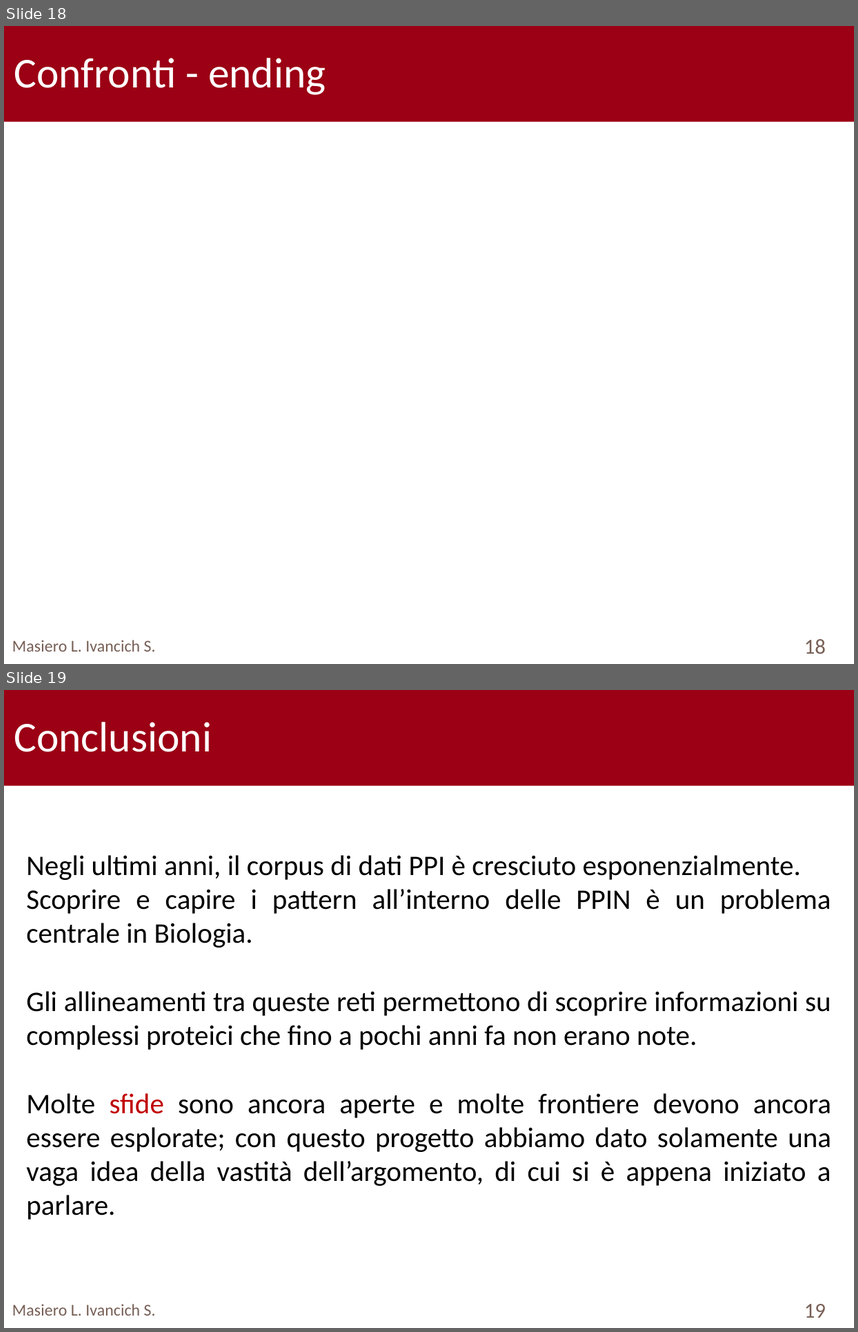
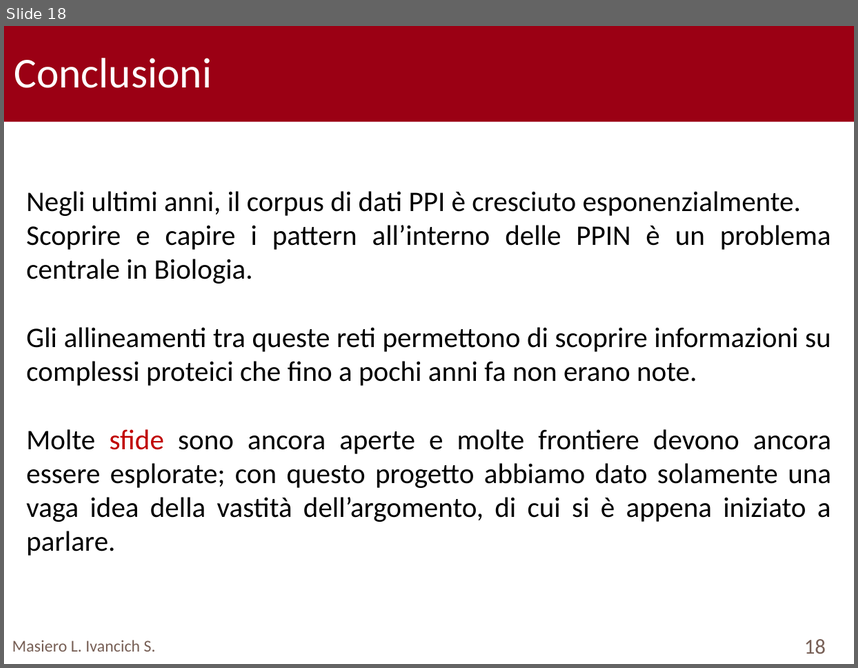
Before and after one commit to TyllanDrake/NetworkAlignment, a slide deck: Presentation/Presentation.pptx. Shown one above the other, each under a label of ours: slides 18 and 19 before the commit, slide 18 after it. The pictures are 858x1332 and 858x668 pixels, drawn with LibreOffice and Linux fonts; fonts in the diff are those of the drawing; background and template pictures are left out. Boxes give left, top, right and bottom in pixels: in the first picture for what was removed or moved away, otherwise in the second. Text is boxed around its words. In the diff, an @@ line names an element or a change of style, - is before the commit and + after.

```diff
--- a/Presentation/Presentation.pptx
+++ b/Presentation/Presentation.pptx
@@ slide 18 removed at bbox=[4, 26, 854, 664], background #FFFFFF; not listed: 1 template element that a slide beside it also shows @@
@@ text removed at bbox=[14, 58, 326, 95] @@
-Confronti - ending
@@ text removed at bbox=[12, 639, 156, 651] @@
-Masiero L. Ivancich S.
@@ page number removed at bbox=[804, 639, 826, 653] @@
-18
@@ what was slide 19 is now slide 18 @@
@@ page number at bbox=[804, 639, 826, 653]: text changed @@
-19
+18
```
Also in this commit, not shown: 10 slides changed.
